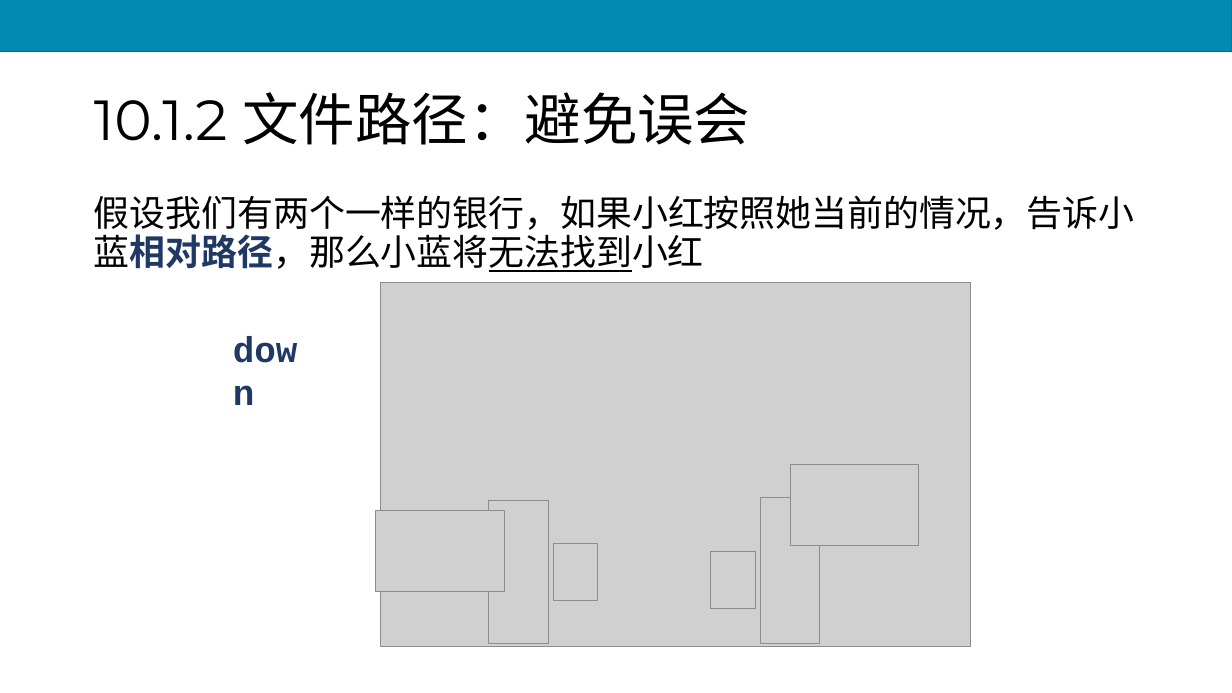
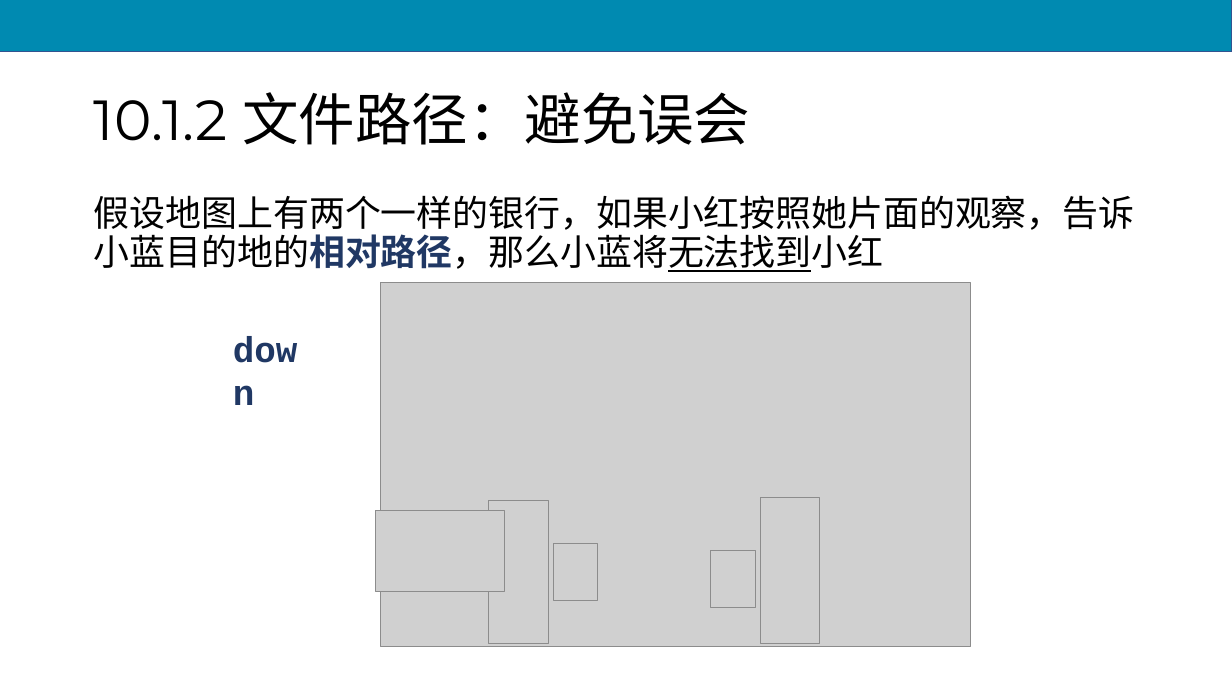
Before and after one commit to scruel/pcc_3e_slides, a slide deck: slide 28 of PPT/python10.pptx (slide 29 before the commit). Drawn at 1232x693 pixels with LibreOffice and Linux fonts; fonts in the diff are those of the drawing; grey boxes stand for pictures. Boxes give left, top, right and bottom in pixels: in the first picture for what was removed or moved away, otherwise in the second. Text is boxed around its words. In the diff, an @@ line names an element or a change of style, - is before the commit and + after.

```diff
--- a/PPT/python10.pptx
+++ b/PPT/python10.pptx
@@ text at <box>94,195,1135,272</box>: text changed @@
-假设我们有两个一样的银行，如果小红按照她当前的情况，告诉小蓝相对路径，那么小蓝将无法找到小红
+假设地图上有两个一样的银行，如果小红按照她片面的观察，告诉小蓝目的地的相对路径，那么小蓝将无法找到小红
@@ picture removed at <box>790,465,919,545</box> @@
```
Also in this commit, not shown: 31 other slides changed, 2 slides added, 2 slides removed, 17 other files.
